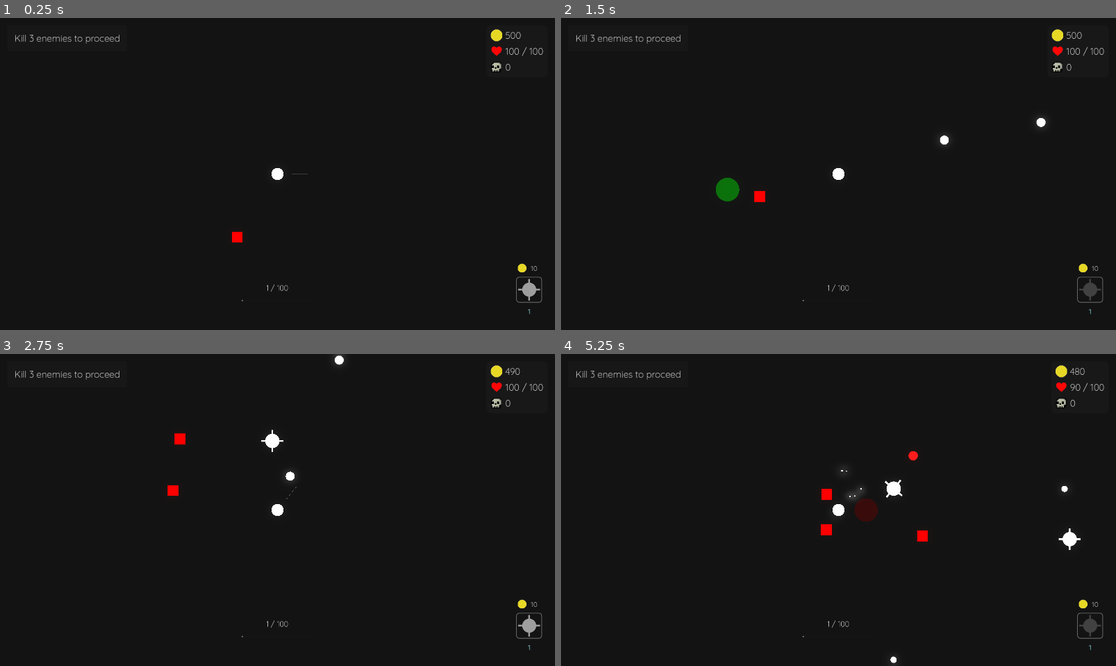
Above: before the commit, frames 1-4 (two rows, left to right).
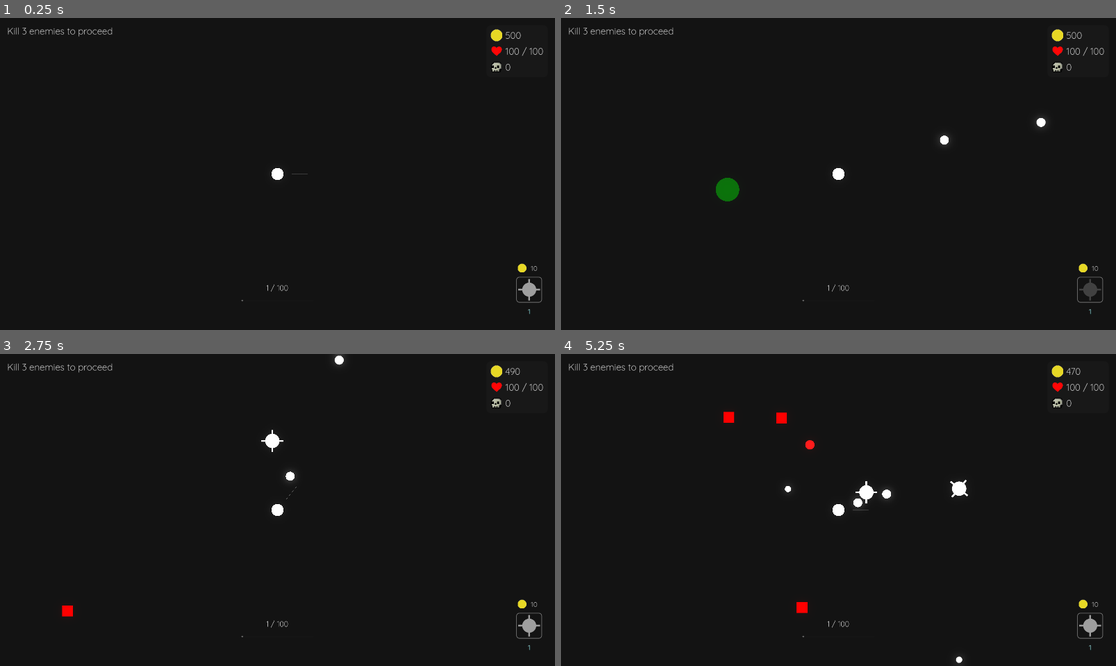
Above: after the commit, the same moments.

Repository: aiden10/towertide
Game: Godot game, scene res://Arena/arena.tscn
The game is run twice, just before and just after one commit, with the same random seed, the same clock (stepped at 60 frames per second) and the same inputs.
Inputs (mouse positions are in pixels of both pictures, inside the frame that each line leads up to):
- Up to frame 1 (0.25 s): no input
- Up to frame 2 (1.5 s): tap Enter at 0.5 s; move the mouse to (960, 158) at 0.52 s; press the mouse at (960, 158) at 0.53 s; hold D (right) 0.53-1.28 s; move the mouse to (727, 189) at 1.27 s; release the mouse at (727, 189) at 1.28 s; hold S (down) from 1.28 s (still down); tap 1 (place_tower1) at 1.35 s
- Up to frame 3 (2.75 s): move the mouse to (333, 441) at 2.02 s; release S (down) at 2.03 s; press the mouse at (333, 441) at 2.03 s; hold D (right) from 2.03 s (still down)
- Up to frame 4 (5.25 s): move the mouse to (810, 572) at 2.77 s; release D (right) at 2.78 s; release the mouse at (810, 572) at 2.78 s; hold W (up) 2.78-3.53 s; tap 1 (place_tower1) at 2.85, 4.35 s; move the mouse to (1005, 556) at 3.52 s; press the mouse at (1005, 556) at 3.53 s; hold A (left) 3.53-5.03 s; move the mouse to (672, 463) at 4.27 s; release the mouse at (672, 463) at 4.28 s; move the mouse to (866, 510) at 5.02 s; press the mouse at (866, 510) at 5.03 s; hold S (down) from 5.03 s (still down)

The runs differ from the first frame. In frame 1, 0.3% of the frame differs, in the area x 1-44%, y 3-72%; in frame 2, 0.4%; in frame 3, 0.5%; in frame 4, 2.0%, in the area x 1-98%, y 3-100%.

Commit message:
don't even remember what I changed

Diff:
--- a/Arena/arena.gd
+++ b/Arena/arena.gd
@@ -1,15 +1,23 @@
 extends Node
-
-var spawn_cooldown = 0
-var timer = 0
 
 @onready var player = $Player
 @export var enemy_scenes: Array[PackedScene]
 @export var door_scene: PackedScene
 @export var spawn_radius: float
+@export var minimum_spawn_distance: float
+@export var minimum_door_spawn_distance: float
 @export var door_spawn_radius: float
 @export var min_spawn_time: float = 0.1
+
+## Every x seconds after clearing the stage, an extra enemy will spawn each time
+@export var extra_spawn_time_scale: float = 30
+
 var door_spawned = false
+var spawn_cooldown = 0
+var timer = 0
+var time_since_clear = 0
+var level_cleared = false
+var enemies_to_spawn = 1
 
 func _ready() -> void:
 	EventBus.arena_spawn.connect(add_to_arena)
@@ -18,25 +26,36 @@
 
 func _process(delta: float) -> void:
 	check_clear_condition()
+	if level_cleared:
+		time_since_clear += delta
+		EventBus.update_spawning_bar.emit(time_since_clear, enemies_to_spawn, extra_spawn_time_scale)
+		if time_since_clear >= extra_spawn_time_scale:
+			enemies_to_spawn += 1
+			time_since_clear = 0
+
 	if timer <= 0:
-		if GameState.stage >= 1:
-			var enemy_scene = enemy_scenes.pick_random()
-			var enemy_position = Utils.get_random_position_in_radius(player.position, spawn_radius)
-			var enemy = enemy_scene.instantiate()
-			enemy.position = enemy_position
-			add_child(enemy)
-
-			spawn_cooldown = max(min_spawn_time, randf_range(1, 3) - GameState.stage / 10)
-			timer = spawn_cooldown
+		for i in range(enemies_to_spawn):
+			spawn_enemy()
+		spawn_cooldown = max(min_spawn_time, randf_range(1, 3) - GameState.stage / 10)
+		timer = spawn_cooldown
 
 	timer -= delta
+
+func spawn_enemy() -> void:
+	if GameState.stage >= 1:
+		var enemy_scene = enemy_scenes.pick_random()
+		var enemy_position = Utils.get_random_position_in_radius(player.position, spawn_radius, minimum_spawn_distance)
+		var enemy = enemy_scene.instantiate()
+		enemy.position = enemy_position
+		add_child(enemy)
 
 func check_clear_condition() -> void:
 	if PlayerState.enemies_killed >= GameState.clear_condition and not door_spawned:
 		EventBus.level_cleared.emit()
+		level_cleared = true
 		door_spawned = true
 		var door = door_scene.instantiate()
-		var door_position = Utils.get_random_position_in_radius(player.position, door_spawn_radius)
+		var door_position = Utils.get_random_position_in_radius(player.position, door_spawn_radius, minimum_door_spawn_distance)
 		door.position = door_position
 		add_child(door)
 
--- a/Arena/arena.tscn
+++ b/Arena/arena.tscn
@@ -3,7 +3,7 @@
 [ext_resource type="Script" path="res://arena/arena.gd" id="1_5n0be"]
 [ext_resource type="PackedScene" uid="uid://dqfbffxeidvhr" path="res://player/Player.tscn" id="1_iy5w2"]
 [ext_resource type="PackedScene" uid="uid://l2perbaghgnm" path="res://door/Door.tscn" id="3_cuvm2"]
-[ext_resource type="PackedScene" uid="uid://onunwggusljt" path="res://enemies/Basic/BasicEnemy.tscn" id="4_5ndg3"]
+[ext_resource type="PackedScene" uid="uid://onunwggusljt" path="res://enemies/stage1/BasicEnemy.tscn" id="4_5ndg3"]
 [ext_resource type="PackedScene" uid="uid://cmnf66ocvlno0" path="res://overlay/Overlay.tscn" id="5_0u82s"]
 
 [sub_resource type="Environment" id="Environment_akft8"]
@@ -19,8 +19,10 @@
 script = ExtResource("1_5n0be")
 enemy_scenes = Array[PackedScene]([ExtResource("4_5ndg3")])
 door_scene = ExtResource("3_cuvm2")
-spawn_radius = 350.0
-door_spawn_radius = 350.0
+spawn_radius = 1000.0
+minimum_spawn_distance = 500.0
+minimum_door_spawn_distance = 550.0
+door_spawn_radius = 450.0
 
 [node name="Background" type="WorldEnvironment" parent="."]
 environment = SubResource("Environment_akft8")
--- a/Enemy/enemy.gd
+++ b/Enemy/enemy.gd
@@ -21,15 +21,24 @@
 
 	move_and_slide()
 
+func reset_modulation() -> void:
+	$Sprite.modulate = Color8(255, 255, 255, 255)
+
 func take_damage(damage_taken: float, knockback_direction: Vector2 = Vector2.ZERO) -> void:
 	health -= damage_taken
+	var tween = get_tree().create_tween()
+	tween.tween_property($Sprite, "modulate", Color8(255, 255, 255, 100), 0.02)
+	if health > 0:
+		tween.tween_callback(reset_modulation)
 	if health <= 0:
-		on_death()
+		tween.tween_property($Sprite, "modulate", Color8(0, 0, 0, 0), 0.01)
+		tween.tween_callback(on_death)
 
 	if knockback_direction != Vector2.ZERO:
 		knockback_velocity = knockback_direction * PlayerState.knockback
 
 func on_death() -> void:
+	Utils.spawn_hit_effect(Color(255, 0, 0, 50), position, damage)
 	for i in range(gold_drop_count):
 		var drop_position = Utils.get_random_position_in_radius(position, gold_drop_range)
 		var gold = Scenes.gold_scene.instantiate()
--- a/Overlay/Overlay.tscn
+++ b/Overlay/Overlay.tscn
@@ -112,19 +112,25 @@
 theme_override_constants/margin_left = 25
 theme_override_constants/margin_top = 25
 
-[node name="PanelContainer" type="PanelContainer" parent="CanvasLayer/ClearConditionContainer"]
-layout_mode = 2
-
-[node name="MarginContainer" type="MarginContainer" parent="CanvasLayer/ClearConditionContainer/PanelContainer"]
-layout_mode = 2
-theme_override_constants/margin_left = 25
-theme_override_constants/margin_top = 25
-theme_override_constants/margin_right = 25
-theme_override_constants/margin_bottom = 25
-
-[node name="ClearConditionLabel" type="Label" parent="CanvasLayer/ClearConditionContainer/PanelContainer/MarginContainer"]
-layout_mode = 2
-theme_override_font_sizes/font_size = 32
+[node name="VBoxContainer" type="VBoxContainer" parent="CanvasLayer/ClearConditionContainer"]
+layout_mode = 2
+
+[node name="ClearConditionLabel" type="Label" parent="CanvasLayer/ClearConditionContainer/VBoxContainer"]
+layout_mode = 2
+theme_override_font_sizes/font_size = 32
+text = "Placeholder"
+
+[node name="SpawnBar" type="ProgressBar" parent="CanvasLayer/ClearConditionContainer/VBoxContainer"]
+visible = false
+custom_minimum_size = Vector2(250, 1)
+layout_mode = 2
+show_percentage = false
+
+[node name="SpawningLabel" type="Label" parent="CanvasLayer/ClearConditionContainer/VBoxContainer"]
+visible = false
+layout_mode = 2
+theme_override_font_sizes/font_size = 22
+text = "Spawning x extra enemies"
 
 [node name="XPContainer" type="MarginContainer" parent="CanvasLayer"]
 anchors_preset = 7
--- a/Overlay/overlay.gd
+++ b/Overlay/overlay.gd
@@ -3,13 +3,15 @@
 @onready var gold_label: Label = $CanvasLayer/StatsContainer/PanelContainer/MarginContainer/GridContainer/GoldLabel
 @onready var health_label: Label = $CanvasLayer/StatsContainer/PanelContainer/MarginContainer/GridContainer/HealthLabel
 @onready var kills_label: Label = $CanvasLayer/StatsContainer/PanelContainer/MarginContainer/GridContainer/KillsLabel
-@onready var clear_condition_label: Label = $CanvasLayer/ClearConditionContainer/PanelContainer/MarginContainer/ClearConditionLabel
+@onready var clear_condition_label: Label = $CanvasLayer/ClearConditionContainer/VBoxContainer/ClearConditionLabel
 @onready var xp_label: Label = $CanvasLayer/XPContainer/VBoxContainer/XPLabel
 @onready var xp_bar: ProgressBar = $CanvasLayer/XPContainer/VBoxContainer/XPBar
 @onready var cross_cost_label: Label = $CanvasLayer/MarginContainer/HBoxContainer/VBoxContainer/HBoxContainer/CrossCostLabel
 @onready var key_label1: Label = $CanvasLayer/MarginContainer/HBoxContainer/VBoxContainer/KeyLabel1
 @onready var tower1_image: TextureRect = $CanvasLayer/MarginContainer/HBoxContainer/VBoxContainer/PanelContainer/Tower1Image
 @onready var arrow: TextureRect = $CanvasLayer/Arrow
+@onready var spawn_bar: ProgressBar = $CanvasLayer/ClearConditionContainer/VBoxContainer/SpawnBar
+@onready var spawning_label: Label = $CanvasLayer/ClearConditionContainer/VBoxContainer/SpawningLabel
 
 ## I either emit a signal each time one of these values changes, or I constantly call _process
 var level_clear = false
@@ -20,8 +22,19 @@
 	EventBus.tower1_deselected.connect(func():tower1_image.modulate = Color8(255, 255, 255, 150))
 	EventBus.door_visible.connect(func(): arrow.visible = true)
 	EventBus.door_not_visible.connect(func(): arrow.visible = false)
+	EventBus.update_spawning_bar.connect(_update_spawn_progress)
 	cross_cost_label.text = str(Towers.CROSS_COST)
 	key_label1.text = Utils.get_action_key_name("place_tower1")
+
+func _update_spawn_progress(progress: float, enemies_to_spawn: int, time_scale: float) -> void:
+	if level_clear:
+		spawn_bar.visible = true
+		spawning_label.visible = true
+		spawn_bar.max_value = time_scale
+		spawn_bar.value = progress
+		spawning_label.text = "Spawning " + str(enemies_to_spawn - 1) + " extra enemies"
+		if enemies_to_spawn == 2:
+			spawning_label.text = "Spawning " + str(enemies_to_spawn - 1) + " extra enemy"
 
 func _process(_delta: float) -> void:
 	gold_label.text = str(PlayerState.gold)
@@ -34,6 +47,7 @@
 		clear_condition_label.text = "Kill " + str(GameState.clear_condition) + " enemies to proceed"
 	else:
 		clear_condition_label.text = "Enter the door to proceed to the shop"
+
 	var direction = GameState.door_position - GameState.player_position
 	var angle = atan2(direction.y, direction.x)
 	arrow.rotation_degrees = rad_to_deg(angle) + 180
--- a/Player/player.gd
+++ b/Player/player.gd
@@ -127,7 +127,7 @@
 	for area in overlapping_areas:
 		var parent = area.get_parent()
 		# If we find any invalid area, mark as invalid and break
-		if not parent.is_in_group("Pickups") and not parent.is_in_group("Sword") and not area.is_in_group("Projectiles"):
+		if not area.is_in_group("Pickups") and not parent.is_in_group("Pickups") and not parent.is_in_group("Sword") and not area.is_in_group("Projectiles"):
 			valid_placement = false
 			break
 
@@ -152,7 +152,7 @@
 		EventBus.arena_spawn.emit(bullet)
 		can_shoot = false
 
-func take_damage(damage_taken: float):
+func take_damage(damage_taken: int):
 	PlayerState.health -= damage_taken
 
 func level_up():
--- a/Shop/Shop.tscn
+++ b/Shop/Shop.tscn
@@ -60,9 +60,30 @@
 offset_right = 119.0
 grow_horizontal = 2
 grow_vertical = 0
+theme = ExtResource("1_nxhog")
 theme_override_constants/margin_bottom = 100
 
-[node name="RerollButton" type="Button" parent="CanvasLayer/RerollContainer"]
+[node name="VBoxContainer" type="VBoxContainer" parent="CanvasLayer/RerollContainer"]
+layout_mode = 2
+theme_override_constants/separation = 15
+
+[node name="HBoxContainer" type="HBoxContainer" parent="CanvasLayer/RerollContainer/VBoxContainer"]
+layout_mode = 2
+theme_override_constants/separation = 15
+alignment = 1
+
+[node name="TextureRect" type="TextureRect" parent="CanvasLayer/RerollContainer/VBoxContainer/HBoxContainer"]
+custom_minimum_size = Vector2(40, 0)
+layout_mode = 2
+texture = ExtResource("3_nrj8t")
+expand_mode = 5
+
+[node name="RerollLabel" type="Label" parent="CanvasLayer/RerollContainer/VBoxContainer/HBoxContainer"]
+layout_mode = 2
+theme_override_font_sizes/font_size = 32
+text = "Gold"
+
+[node name="RerollButton" type="Button" parent="CanvasLayer/RerollContainer/VBoxContainer"]
 layout_mode = 2
 theme = ExtResource("1_nxhog")
 theme_override_font_sizes/font_size = 64
--- a/Shop/shop.gd
+++ b/Shop/shop.gd
@@ -1,7 +1,8 @@
 extends Control
 
 @onready var next_level_button: Button = $CanvasLayer/LevelContainer/NextLevelButton
-@onready var reroll_button: Button = $CanvasLayer/RerollContainer/RerollButton
+@onready var reroll_button: Button = $CanvasLayer/RerollContainer/VBoxContainer/RerollButton
+@onready var reroll_label: Label = $CanvasLayer/RerollContainer/VBoxContainer/HBoxContainer/RerollLabel
 @onready var gold_label: Label = $CanvasLayer/StatsContainer/PanelContainer/MarginContainer/GridContainer/GoldLabel
 @onready var health_label: Label = $CanvasLayer/StatsContainer/PanelContainer/MarginContainer/GridContainer/HealthLabel
 @onready var item_container: HBoxContainer = $CanvasLayer/ItemContainer
@@ -11,6 +12,7 @@
 func _ready() -> void:
 	next_level_button.pressed.connect(_next_level)
 	reroll_button.pressed.connect(_reroll)
+	reroll_label.text = str(reroll_cost) + " Gold"
 	EventBus.purchased.connect(_update_overlay)
 	generate_item_cards()
 	_update_overlay()
--- a/autoloads/event_bus.gd
+++ b/autoloads/event_bus.gd
@@ -14,3 +14,4 @@
 signal tower1_deselected
 signal door_visible
 signal door_not_visible
+signal update_spawning_bar(time, enemies_to_spawn, time_scale)
--- a/autoloads/utils.gd
+++ b/autoloads/utils.gd
@@ -1,9 +1,8 @@
 extends Node
 
-func get_random_position_in_radius(center: Vector2, radius: float) -> Vector2:
+func get_random_position_in_radius(center: Vector2, radius: float, min_distance: float = 0) -> Vector2:
 	var random_angle = randf() * 2 * PI
-	var random_radius = sqrt(randf()) * radius
-
+	var random_radius = sqrt(randf()) * (radius - min_distance) + min_distance
 	return center + Vector2(
 		cos(random_angle) * random_radius,
 		sin(random_angle) * random_radius
--- a/Enemies/Basic/BasicEnemy.tscn
+++ b/enemies/stage1/BasicEnemy.tscn
@@ -1,6 +1,6 @@
 [gd_scene load_steps=8 format=3 uid="uid://onunwggusljt"]
 
-[ext_resource type="Script" path="res://enemies/Basic/basic_enemy.gd" id="1_ksc35"]
+[ext_resource type="Script" path="res://enemies/stage1/basic_enemy.gd" id="1_ksc35"]
 [ext_resource type="Texture2D" uid="uid://6cqwjw36pqwr" path="res://sprites/enemies/red.png" id="2_4kpff"]
 [ext_resource type="Script" path="res://enemy/states/state_machine.gd" id="2_p373m"]
 [ext_resource type="Script" path="res://enemy/states/attack_state.gd" id="3_4v1vq"]
@@ -17,7 +17,7 @@
 [node name="CollisionShape2D" type="CollisionShape2D" parent="."]
 shape = SubResource("RectangleShape2D_oooac")
 
-[node name="Sprite2D" type="Sprite2D" parent="."]
+[node name="Sprite" type="Sprite2D" parent="."]
 position = Vector2(0, 9.53674e-07)
 scale = Vector2(0.1, 0.1)
 texture = ExtResource("2_4kpff")
--- a/Enemies/Basic/basic_enemy.gd
+++ b/enemies/stage1/basic_enemy.gd
@@ -6,7 +6,7 @@
 	speed = 100
 	projectile_speed = 300
 	firerate_cooldown = 1.5
-	distance_threshold = 200
+	distance_threshold = randi_range(200, 500)
 	gold_drop_range = 15
 	xp_drop_range = 50
 	gold_drop_count = 1
--- a/pickups/Gold/Gold.tscn
+++ b/pickups/Gold/Gold.tscn
@@ -4,7 +4,7 @@
 [ext_resource type="Texture2D" uid="uid://bcdrfgq3elr05" path="res://sprites/overlay/gold.png" id="2_mj0yo"]
 
 [sub_resource type="CircleShape2D" id="CircleShape2D_dwn5o"]
-radius = 88.1419
+radius = 142.088
 
 [sub_resource type="CircleShape2D" id="CircleShape2D_0r2tu"]
 
@@ -15,7 +15,7 @@
 shape = SubResource("CircleShape2D_dwn5o")
 
 [node name="Sprite2D" type="Sprite2D" parent="."]
-modulate = Color(1, 2, 1.5, 1)
+modulate = Color(1, 1.63529, 1.98039, 1)
 position = Vector2(0, -2.98023e-07)
 scale = Vector2(0.38848, 0.4)
 texture = ExtResource("2_mj0yo")
--- a/pickups/Gold/gold.gd
+++ b/pickups/Gold/gold.gd
@@ -3,7 +3,7 @@
 @onready var pickup_area: Area2D = $PickupArea
 
 func _ready() -> void:
-	speed = 150
+	speed = PlayerState.speed * 1.1 ## Always 10% faster
 	type = PickupType.GOLD
 	pickup_distance = 25
 	area_entered.connect(_on_area_entered)
--- a/pickups/XP/Xp.tscn
+++ b/pickups/XP/Xp.tscn
@@ -4,7 +4,7 @@
 [ext_resource type="Script" path="res://pickups/xp/xp.gd" id="1_ijt3n"]
 
 [sub_resource type="CircleShape2D" id="CircleShape2D_2ps3d"]
-radius = 99.0
+radius = 259.017
 
 [sub_resource type="CircleShape2D" id="CircleShape2D_hsjqc"]
 radius = 13.0384
--- a/pickups/XP/xp.gd
+++ b/pickups/XP/xp.gd
@@ -3,7 +3,7 @@
 @onready var pickup_area: Area2D = $PickupArea
 
 func _ready() -> void:
-	speed = 300
+	speed = PlayerState.speed * 1.1 ## Always 10% faster
 	type = PickupType.XP
 	pickup_distance = 25
 	area_entered.connect(_on_area_entered)
--- a/pickups/pickup.gd
+++ b/pickups/pickup.gd
@@ -39,7 +39,7 @@
 		player = null
 		direction = Vector2.ZERO
 		in_attract_range = false
-
+		velocity = Vector2.ZERO
 
 func _physics_process(delta: float) -> void:
 	if not in_attract_range:
--- a/states/player_state.gd
+++ b/states/player_state.gd
@@ -5,7 +5,7 @@
 var gold: int = 500
 var xp: int = 1
 var damage: int = 10
-var speed: int = 300
+var speed: float = 300
 var health: int = 100
 var max_health: int = 100
 var firerate: float = 0.5
--- a/towers/tower.gd
+++ b/towers/tower.gd
@@ -7,3 +7,16 @@
 var cost: int
 var damage: float
 var kills: int
+
+func upgrade(new_tower_scene: PackedScene) -> void:
+	var new_tower = new_tower_scene.instantiate()
+	EventBus.arena_spawn.emit(new_tower)
+	queue_free()
+
+## Highlight the selected tower
+func _mouse_enter() -> void:
+	pass
+
+## Unhighlight the tower
+func _mouse_exit() -> void:
+	pass
Not shown, changed: ideas.txt
Not shown, changed: notes.txt
Not shown, changed: todo.txt
